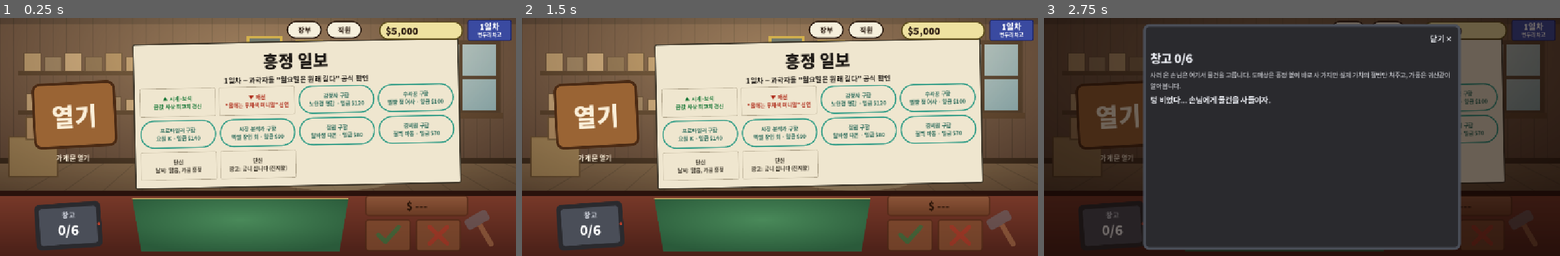
Above: before the commit, frames 1-3 (left to right).
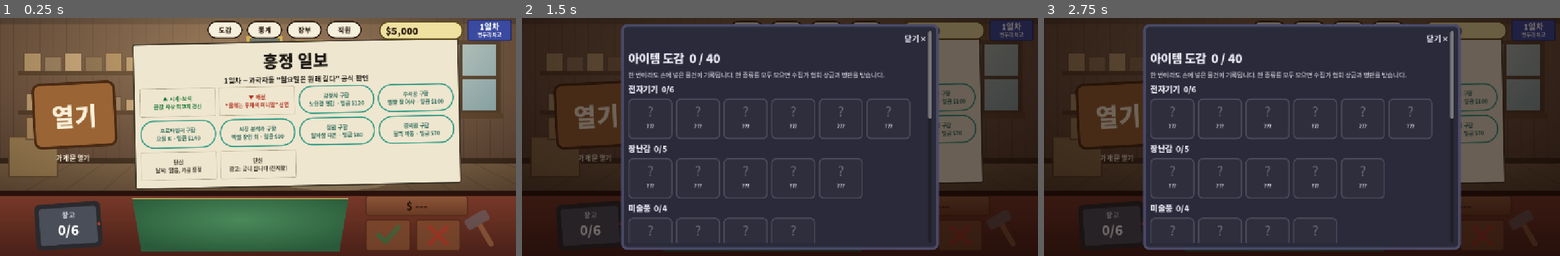
Above: after the commit, the same moments.

Repository: alohakimbs/heungjeong-pawnshop
Game: Godot game, scene res://scenes/main.tscn
Two runs of this game, one before a commit and one after it. Both use one fixed random seed, a clock stepped at 60 frames per second and the inputs below.
Inputs (mouse positions are in pixels of both pictures, inside the frame that each line leads up to):
- Up to frame 1 (0.25 s): no input
- Up to frame 2 (1.5 s): click (749, 29) at 0.5 s, where only the run after the commit has a clickable "도감"; click (785, 29) at 1.25 s, where only the run after the commit has a clickable "통계"
- Up to frame 3 (2.75 s): click (1111, 225) at 2.02 s

The runs differ from the first frame. In frame 1, 0.9% of the frame differs, in the area x 40-55%, y 1-9%; in frame 2, 98%, in the area x 0-100%, y 0-100%; in frame 3, 5.8%.

Commit message:
통계(오늘·7일·전체) + 아이템 도감(종류 완성 상금) (테스트 59개)
Co-Authored-By: Claude Opus 5.5 <noreply@anthropic.com>
Claude-Session: https://claude.ai/code/session_013wjc8TCZ1BsALUzBsuTNUB

Diff:
--- a/godot/scripts/core/game_state.gd
+++ b/godot/scripts/core/game_state.gd
@@ -39,6 +39,9 @@
 var receipt: Dictionary = {}
 var auction: Dictionary = {}
 var upcoming: Array = []  # 대기 줄에 서 있는 다음 손님들의 정체
+var history: Array = []  # 날마다의 정산 기록 (통계용)
+var collection: Dictionary = {}  # 도감: "종류/이름" → 가져 본 최고 희귀도
+var col_done: Array = []  # 완성한 종류(카테고리)
 var draft := 0  # 계산기에 찍힌 금액
 var messages: Array = []  # 화면이 토스트로 띄울 메시지 큐
 
@@ -78,6 +81,11 @@
 
 func toast(m: String) -> void:
 	messages.append(m)
+
+
+## 오늘 장부에 금액을 더한다 (통계용)
+func book(key: String, amount: int) -> void:
+	today[key] = int(today.get(key, 0)) + amount
 
 
 func line(key: String, price: int = -1, item: String = "") -> String:
@@ -165,6 +173,34 @@
 	}
 	nid += 1
 	return it
+
+
+## 도감에 기록. 종류(카테고리)의 물건을 모두 모으면 보상.
+func collect(it: Dictionary) -> void:
+	var key := "%s/%s" % [it["cat"], it["name"]]
+	var first := not collection.has(key)
+	collection[key] = maxi(int(collection.get(key, -1)), int(it["r"]))
+	if first:
+		toast("도감에 새 물건: %s" % it["name"])
+	var cat: String = it["cat"]
+	if col_done.has(cat):
+		return
+	for t in D.items["categories"][cat]["items"]:
+		if not collection.has("%s/%s" % [cat, t[0]]):
+			return
+	col_done.append(cat)
+	var bonus := 500 * (shop + 1)
+	money += bonus
+	rep += 5
+	book("prize", bonus)
+	toast("도감 완성: %s! 수집가 협회 상금 %s, 평판 +5" % [D.items["categories"][cat]["n"], fmt(bonus)])
+
+
+func collection_total() -> int:
+	var n := 0
+	for k in D.items["categories"]:
+		n += D.items["categories"][k]["items"].size()
+	return n
 
 
 func find_item(id) -> Dictionary:
@@ -532,6 +568,7 @@
 	money -= x
 	it["paid"] = x
 	inv.append(it)
+	collect(it)
 	if cur.get("pawn", false):
 		var days: int = cur["days"]
 		it["pawn"] = {"due": day + days, "repay": pawn_repay(x, days), "owner": cur["name"]}
@@ -602,6 +639,7 @@
 		toast("감정비가 부족해요")
 		return false
 	money -= fee
+	book("fees", fee)
 	it["known"] = true
 	toast("정밀 감정 완료 (%s)" % fmt(fee))
 	return true
@@ -620,6 +658,7 @@
 		toast("돈이 부족해요")
 		return false
 	money -= c
+	book("fees", c)
 	it["restoring"] = true
 	toast("내일 아침까지 수리됩니다")
 	return true
@@ -637,6 +676,7 @@
 		return false
 	var p := r10(val(it, false) * 0.5)
 	money += p
+	book("sold", p)
 	stats["profit"] += p - int(it["paid"])
 	remove_item(id)
 	toast("도매상: \"%s? %s 드리죠.\"" % [it["name"], fmt(p)])
@@ -747,6 +787,7 @@
 		"insurance":
 			if i == 0:
 				money -= 300
+				book("penalty", 300)
 				md = "happy"
 				txt = "현명한 선택이십니다. 내일 또 올게요~"
 			elif has_staff("guard"):
@@ -754,6 +795,7 @@
 				txt = "(경비원 마동이 판매원을 정중하게 들어 올려 내보냈다)"
 			elif rng.randf() < 0.5:
 				money -= 900
+				book("penalty", 900)
 				md = "angry"
 				txt = "후회하실 텐데... (그날 오후 유리창이 깨졌다. 수리비 $900)"
 			else:
@@ -766,11 +808,13 @@
 			else:
 				var it := gen_item(0.0)
 				inv.append(it)
+				collect(it)
 				md = "happy"
 				txt = "%s이여. 잘 써." % it["name"]
 		"tax":
 			var f := r10(money * 0.05)
 			money -= f
+			book("penalty", f)
 			txt = "추징금 %s 납부 확인했습니다. 수고하세요." % fmt(f)
 		"streamer":
 			if i == 0:
@@ -845,6 +889,7 @@
 			notes.append("%s님이 맡긴 %s을(를) 찾아감: 상환 %s" % [pw["owner"], it["name"], fmt(pw["repay"])])
 		elif left < 0:
 			it["pawn"] = {}
+			collect(it)
 			notes.append("%s님이 기한까지 오지 않아 %s은(는) 이제 내 것!" % [pw["owner"], it["name"]])
 	var stealable := inv.filter(func(i): return not is_pawned(i))
 	if not has_staff("guard") and stealable.size() > 0 and rng.randf() < 0.12:
@@ -857,11 +902,13 @@
 			if sc.get("knew", true):
 				var f := r10(sc["price"] * 1.5)
 				money -= f
+				book("penalty", f)
 				rep = maxi(0, rep - 8)
 				notes.append("가품 판매 신고(%s): 벌금 %s, 평판 -8" % [sc["name"], fmt(f)])
 			else:
 				var refund := r10(int(sc["price"]) * 0.5)
 				money -= refund
+				book("penalty", refund)
 				rep = maxi(0, rep - 3)
 				notes.append("손님이 가품이라며 항의(%s): 절반 환불 %s로 합의, 평판 -3" % [sc["name"], fmt(refund)])
 		elif day - int(sc["day"]) < 5:
@@ -877,12 +924,20 @@
 				break
 			var p := r10(val(it, false) * 0.5)
 			money += p
+			book("sold", p)
 			stats["profit"] += p - int(it["paid"])
 			remove_item(it["id"])
 			taken.append(it["name"])
 		if not taken.is_empty():
 			notes.append("빚 독촉: 도매상이 %s을(를) 헐값에 가져감" % ", ".join(taken))
 	receipt = {"day": day, "deals": today["deals"], "bought": today["bought"], "sold": today["sold"], "rent": int(sh["rent …(184 unchanged characters)…
+	var h := {"day": day, "rent": int(sh["rent"]), "wages": wg}
+	for k in ["bought", "sold", "lent", "repaid", "fees", "penalty", "prize", "deals"]:
+		h[k] = int(today.get(k, 0))
+	h["cash"] = money - int(today["start"])
+	history.append(h)
+	if history.size() > 400:
+		history.pop_front()
 
 
 ## 파산선: 차고 -$3,000, 가게 단계마다 $2,000씩 더 버틴다
@@ -900,6 +955,7 @@
 		return true
 	if is_bankrupt():
 		return false
+	_finalize_history()
 	day += 1
 	start_day()
 	return true
@@ -917,6 +973,7 @@
 		toast("참가비가 부족해요")
 		return false
 	money -= auction_fee()
+	book("fees", auction_fee())
 	auction_done = true
 	auction = {"lots": [gen_item(0.12, 2), gen_item(0.12, 2), gen_item(0.12, 2)], "i": 0}
 	_start_lot()
@@ -984,6 +1041,8 @@
 		money -= price
 		it["paid"] = price
 		inv.append(it)
+		collect(it)
+		book("bought", price)
 		gain_xp(15)
 		auction["res"] = "낙찰! %s을(를) %s에 손에 넣었습니다." % [it["name"], fmt(price)]
 	elif auction["leader"] != "":
@@ -1007,7 +1066,7 @@
 
 
 # ---------------------------------------------------------------- 저장
-const FIELDS := ["money", "day", "rep", "xp", "lv", "sp", "s …(163 unchanged characters)… ", "rel", "receipt", "draft", "upcoming"]
+const FIELDS := ["money", "day", "rep", "xp", "lv", "sp", "s …(163 unchanged characters)… ", "rel", "receipt", "draft", "upcoming", "history", "collection", "col_done"]
 const INT_FIELDS := ["money", "day", "rep", "xp", "lv", "sp", "shop", "queue", "nid", "auction_day", "draft"]
 
 
@@ -1050,3 +1109,26 @@
 		return false
 	from_dict(parsed)
 	return true
+
+
+
+## 마감 뒤(밤)에 생긴 거래(도매 처분 등)까지 그날 기록에 반영
+func _finalize_history() -> void:
+	if history.is_empty() or int(history[-1]["day"]) != day:
+		return
+	var h: Dictionary = history[-1]
+	for k in ["bought", "sold", "lent", "repaid", "fees", "penalty", "prize", "deals"]:
+		h[k] = int(today.get(k, 0))
+	h["cash"] = money - int(today["start"])
+
+
+## 통계: 최근 n일 합계 (n=0이면 전체)
+func stats_sum(n: int = 0) -> Dictionary:
+	var out := {}
+	var rows: Array = history if n == 0 else history.slice(maxi(0, history.size() - n))
+	for h in rows:
+		for k in h:
+			if k != "day":
+				out[k] = int(out.get(k, 0)) + int(h[k])
+	out["days"] = rows.size()
+	return out
--- a/godot/scripts/ui/shop_screen.gd
+++ b/godot/scripts/ui/shop_screen.gd
@@ -333,6 +333,8 @@
 		l.add_theme_color_override("font_color", Color.WHITE)
 		cv.add_child(l)
 	dyn.add_child(cal)
+	_round_button(Vector2(510, 27), "도감", func(): show_collection())
+	_round_button(Vector2(600, 27), "통계", func(): show_stats("today"))
 	_round_button(Vector2(690, 27), "장부" + (" ●" if g.sp > 0 else ""), func(): show_ledger())
 	_round_button(Vector2(780, 27), "직원", func(): show_staff())
 
@@ -1091,3 +1093,69 @@
 			show_auction(), Color("#4a3a3e"), Color("#f6e7d0"), a["leader"] != "me")
 	for l in a["log"].slice(0, 4):
 		t(v, l, 13, null, Color("#d9c3a5"))
+
+
+func show_stats(mode: String) -> void:
+	var v := sheet(Color("#f3d98a"), INK, Color("#8a6420"))
+	t(v, "통계", 26, font_k)
+	var tabs := row(v)
+	for m in [["today", "오늘"], ["week", "최근 7일"], ["all", "전체"]]:
+		var mm: String = m[0]
+		btn(tabs, m[1], func(): show_stats(mm), Color("#8a6420") if mm == mode else Color("#c9a85a"), Color.WHITE if mm == mode else INK)
+	var d: Dictionary
+	if mode == "today":
+		d = g.today.duplicate()
+		d["rent"] = int(g.shop_info()["rent"])
+		d["wages"] = g.wages()
+		d["cash"] = g.money - int(g.today.get("start", g.money))
+		t(v, "오늘은 아직 마감 전입니다. 임대료·급여는 마감 때 나갑니다.", 13, null, Color("#6b4a10"))
+	else:
+		d = g.stats_sum(7 if mode == "week" else 0)
+		t(v, "마감한 날 %d일 기준" % int(d.get("days", 0)), 13, null, Color("#6b4a10"))
+	var rows := [["수입 · 판매", "sold", 1], ["수입 · 대출 상환", "repaid", 1], ["수입 · 도감 상금", "prize", 1], ["지출 · 매입", "bought", -1], ["지출 · 대출", "lent", -1], ["지출 · 감정·수리·참가비", "fees", -1], ["지출 · 벌금·사고", "penalty", -1], ["지출 · 임대료", "rent", -1], ["지출 · 직원 급여", "wages", -1]]
+	for r in rows:
+		var h := row(v)
+		var a := t(h, r[0], 16)
+		a.size_flags_horizontal = Control.SIZE_EXPAND_FILL
+		a.autowrap_mode = TextServer.AUTOWRAP_OFF
+		var amt: int = int(d.get(r[1], 0)) * int(r[2])
+		var b := t(h, GameState.fmt(amt), 16, font_b, Color("#2f6a2a") if amt > 0 else (Color("#a02a1a") if amt < 0 else INK), HORIZONTAL_ALIGNMENT_RIGHT)
+		b.autowrap_mode = TextServer.AUTOWRAP_OFF
+	var hh := row(v)
+	var a2 := t(hh, "현금 변화", 19, font_k)
+	a2.size_flags_horizontal = Control.SIZE_EXPAND_FILL
+	t(hh, GameState.fmt(int(d.get("cash", 0))), 19, font_k, Color("#2f6a2a") if int(d.get("cash", 0)) >= 0 else Color("#a02a1a"), HORIZONTAL_ALIGNMENT_RIGHT)
+	t(v, "거래 %d건 · 누적 판매 차익 %s · 도감 %d/%d" % [int(d.get("deals", 0)), GameState.fmt(g.stats["profit"]), g.collection.size(), g.collection_total()], 14)
+
+
+func show_collection() -> void:
+	var v := sheet(Color("#2a2a3a"), Color("#eceaf6"), Color("#4a4a6a"))
+	t(v, "아이템 도감  %d / %d" % [g.collection.size(), g.collection_total()], 26, font_k)
+	t(v, "한 번이라도 손에 넣은 물건이 기록됩니다. 한 종류를 모두 모으면 수집가 협회 상금과 평판을 받습니다.", 14)
+	var cats: Dictionary = D.items["categories"]
+	for ck in cats:
+		var done: bool = g.col_done.has(ck)
+		var items: Array = cats[ck]["items"]
+		var have := 0
+		for it in items:
+			if g.collection.has("%s/%s" % [ck, it[0]]):
+				have += 1
+		t(v, "%s  %d/%d%s" % [cats[ck]["n"], have, items.size(), "  ★ 완성" if done else ""], 18, font_k, Color("#ffd77a") if done else null)
+		var grid := GridContainer.new()
+		grid.columns = 6
+		grid.add_theme_constant_override("h_separation", 8)
+		grid.add_theme_constant_override("v_separation", 8)
+		v.add_child(grid)
+		for it in items:
+			var key := "%s/%s" % [ck, it[0]]
+			var owned := g.collection.has(key)
+			var card := PanelContainer.new()
+			var rc := Color(D.items["rarity"][int(g.collection[key])]["c"]) if owned else Color("#4a4a5a")
+			card.add_theme_stylebox_override("panel", _box(Color("#3a3a4e") if owned else Color("#2e2e3c"), 3, rc, 10, 6))
+			card.custom_minimum_size = Vector2(100, 92)
+			grid.add_child(card)
+			var cv := VBoxContainer.new()
+			cv.set_meta("ink", Color("#eceaf6"))
+			card.add_child(cv)
+			t(cv, it[1] if owned else "?", 30, null, Color.WHITE if owned else Color("#6a6a80"), HORIZONTAL_ALIGNMENT_CENTER)
+			t(cv, it[0] if owned else "???", 11, font_b, null, HORIZONTAL_ALIGNMENT_CENTER)
--- a/godot/tests/bots.gd
+++ b/godot/tests/bots.gd
@@ -36,7 +36,7 @@
 		step()
 		check_invariants("%d일차" % g.day)
 	if guard >= 2000:
-		errors.append("%d일차: 하루가 끝나지 않음(무한 루프)" % g.day)
+		errors.append("%d일차: 하루가 끝나지 않음(무한 루프) phase=%s cur=%s stage=%s gone=%s queue=%d" % [g.day, g.phase, g.cur.get("name", "-"), g.cur.get("stage", "-"), g.cur.get("gone", "-"), g.queue])
 		return false
 	_evening()
 	return g.next_day()
--- a/godot/tests/run_tests.gd
+++ b/godot/tests/run_tests.gd
@@ -37,6 +37,7 @@
 	test_debt_liquidation()
 	test_pawn()
 	test_specials()
+	test_stats_and_collection()
 	test_sim_random()
 	test_sim_smart()
 	data.free()
@@ -457,3 +458,22 @@
 	var before: int = g.their_price()
 	g.use_special("persuade")
 	check(g.cur["gone"] or (g.their_price() != before or String(g.cur["msg"]).contains("말로")), "설득 결과가 가격이나 대사에 반영")
+
+
+func test_stats_and_collection() -> void:
+	print("[통계·도감]")
+	var g = new_game(41)
+	var bot = Bots.new(g, "random", 41)
+	for d in 10:
+		bot.play_day()
+	var sum: Dictionary = g.stats_sum(0)
+	check(int(sum["days"]) == g.history.size() and g.history.size() >= 9, "마감한 날마다 기록 (%d일)" % g.history.size())
+	check(int(sum["cash"]) == g.money - 5000, "기록된 현금 변화 합계 = 실제 현금 변화 (%s)" % g.fmt(int(sum["cash"])))
+	var w: Dictionary = g.stats_sum(7)
+	check(int(w["days"]) == mini(7, g.history.size()), "최근 7일 합계")
+	var h = new_game(42)
+	var cat: String = "art"
+	var m0: int = h.money
+	for t in data.items["categories"][cat]["items"]:
+		h.collect({"cat": cat, "name": t[0], "r": 1})
+	check(h.col_done.has(cat) and h.money > m0 and h.collection.size() == data.items["categories"][cat]["items"].size(), "한 종류 완성 시 상금 지급")
